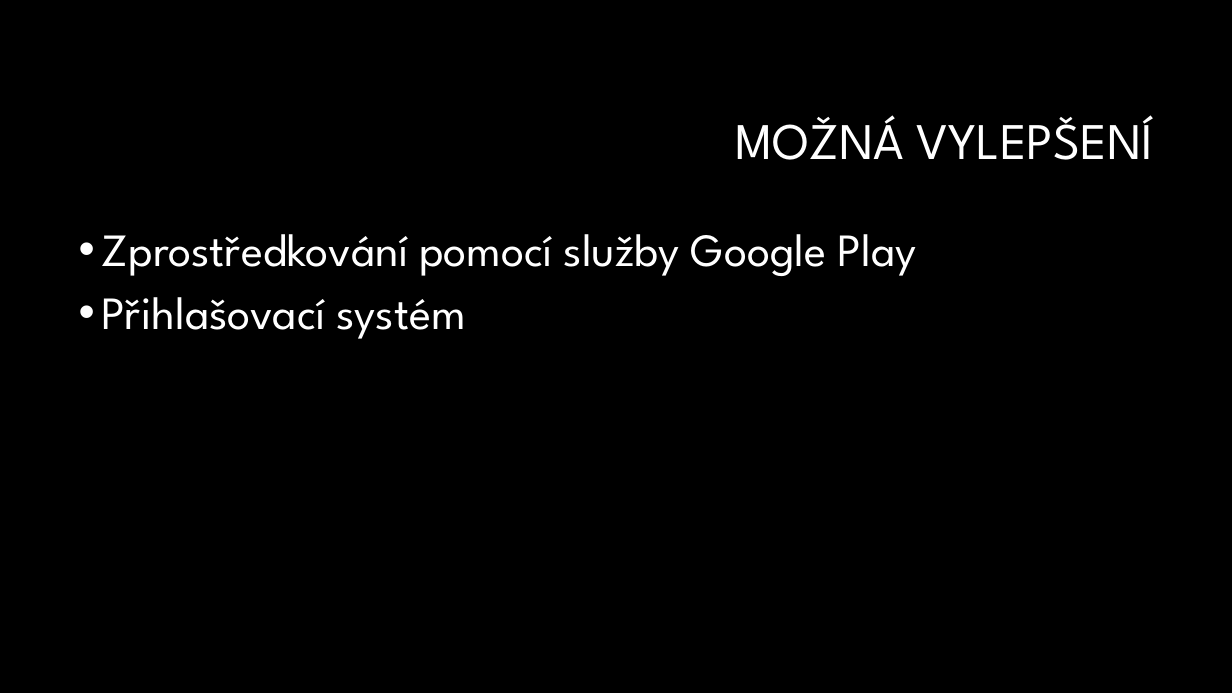
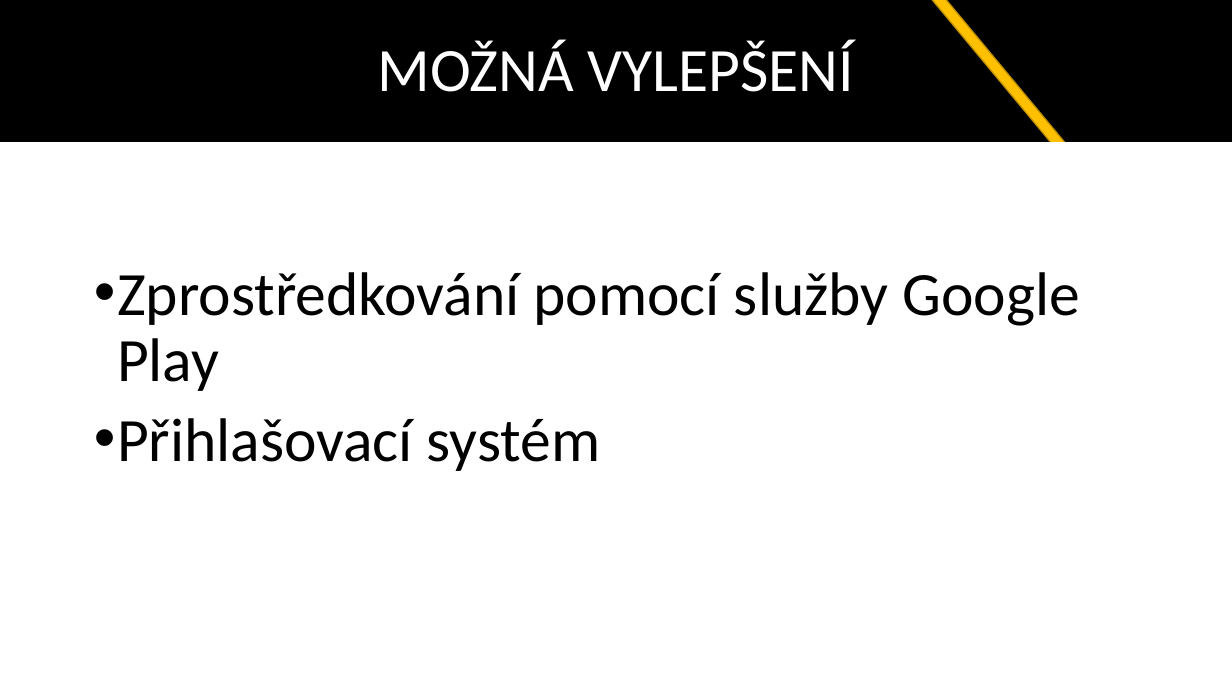
Before and after one commit to it1508/zaverecny, a slide deck: slide 7 of Warframe Codex.pptx. Drawn at 1232x693 pixels with LibreOffice and Linux fonts; fonts in the diff are those of the drawing; background and template pictures are left out. Boxes give left, top, right and bottom in pixels: in the first picture for what was removed or moved away, otherwise in the second. Text is boxed around its words. In the diff, an @@ line names an element or a change of style, - is before the commit and + after.

```diff
--- a/Warframe Codex.pptx
+++ b/Warframe Codex.pptx
@@ background #000000 to #FFFFFF @@
@@ rectangle "MOŽNÁ VYLEPŠENÍ": place and size @@
-rectangle "MOŽNÁ VYLEPŠENÍ" at <box>735,115,1153,160</box>
+rectangle "MOŽNÁ VYLEPŠENÍ" at <box>0,0,1232,143</box>
@@ rectangle "MOŽNÁ VYLEPŠENÍ" at <box>0,0,1232,143</box>: size 40 to 48 pt, font League Spartan to Calibri; alignment right to centre; fill none to #000000 @@
@@ rectangle added at <box>773,0,1071,157</box>, fill #FFC000, outline #BD8E00 1 pt @@
@@ rectangle added at <box>0,143,1232,157</box>, fill #FFFFFF, outline #FFFFFF 1 pt @@
@@ rectangle added at <box>961,143,1148,159</box>, fill #FFFFFF, outline #FFFFFF 1 pt @@
@@ text "Zprostředkování pomocí služby Google Play": place and size @@
-text "Zprostředkování pomocí služby Google Play" at <box>102,234,917,339</box>
+text "Zprostředkování pomocí služby Google Play" at <box>117,272,1080,471</box>
@@ text "Zprostředkování pomocí služby Google Play" at <box>117,272,1080,471</box>: size 36 to 48 pt, font League Spartan to Calibri, text colour #FFFFFF to #000000 @@
```
Also in this commit, not shown: 6 other slides changed, 1 slide removed.
